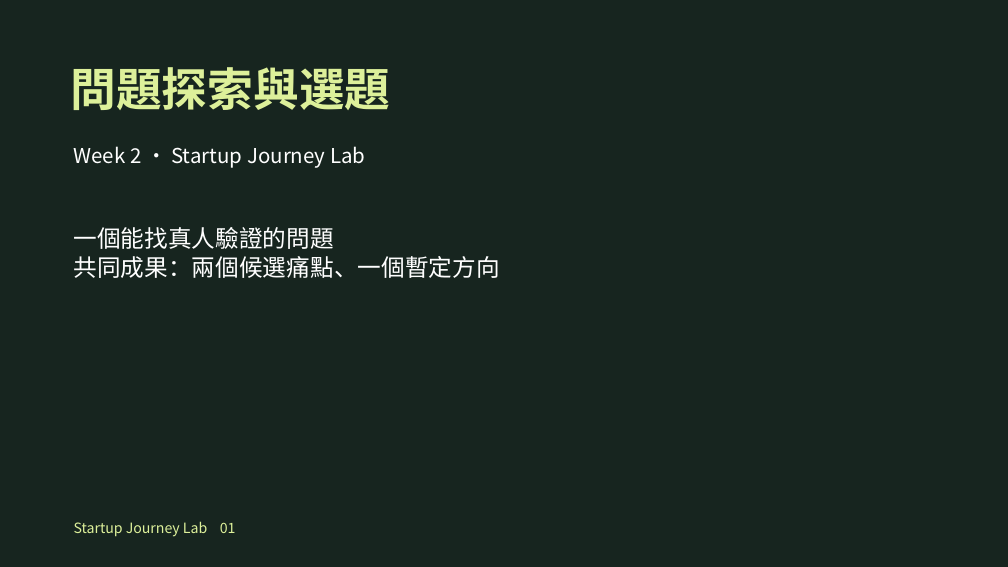
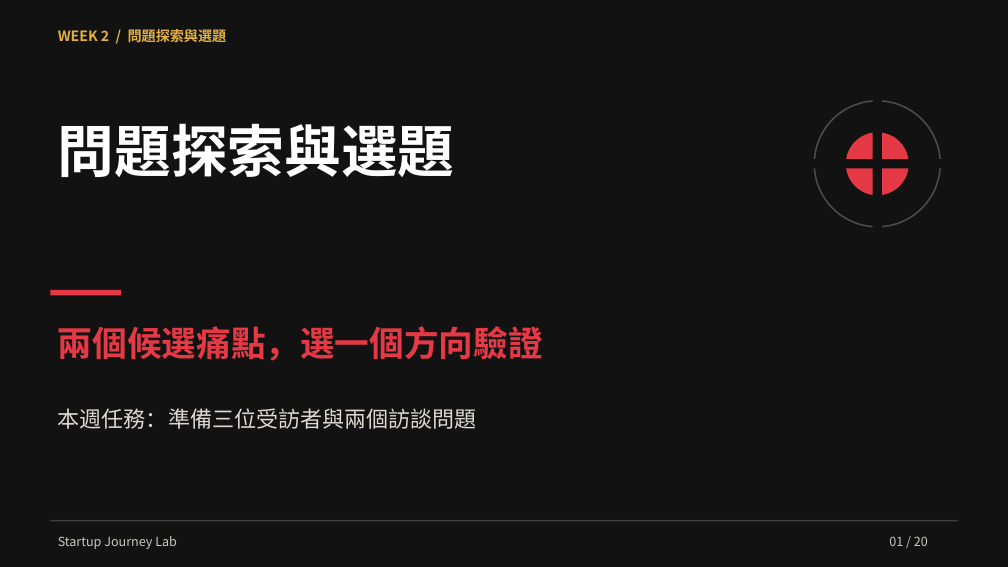
Before and after one commit to hpyuan1220/startup-journey-lab-app, a slide deck: slide 1 of materials/Week2_教學簡報.pptx. Drawn at 1008x567 pixels with LibreOffice and Linux fonts; fonts in the diff are those of the drawing. Boxes give left, top, right and bottom in pixels: in the first picture for what was removed or moved away, otherwise in the second. Text is boxed around its words. In the diff, an @@ line names an element or a change of style, - is before the commit and + after.

Commit message:
Match Week 2 teaching slides to Week 1 presentation format

```diff
--- a/materials/Week2_教學簡報.pptx
+++ b/materials/Week2_教學簡報.pptx
@@ background #17251F to #121212 @@
@@ text added at [58, 27, 227, 46], 13.5 pt, text #E3B041, bold @@
+WEEK 2 / 問題探索與選題
@@ rectangle added at [873, 88, 882, 240], fill #121212 @@
@@ text "問題探索與選題": place and size @@
-text "問題探索與選題" at [70, 67, 390, 110]
+text "問題探索與選題" at [58, 123, 455, 177]
@@ text "問題探索與選題" at [58, 123, 455, 177]: size 43.5 to 54 pt, text colour #DDF09A to #FFFFFF @@
@@ ellipse added at [814, 101, 941, 227], outline #4B4B4B 1.5 pt @@
@@ text removed at [74, 146, 365, 168] @@
-Week 2 · Startup Journey Lab
@@ ellipse added at [846, 132, 909, 195], fill #E63946 @@
@@ rectangle added at [799, 159, 957, 168], fill #121212 @@
@@ rectangle added at [51, 290, 122, 295], fill #E63946 @@
@@ text at [58, 326, 543, 361]: text changed; size 22.5 to 33 pt; text colour #FFFFFF to #E63946; bold on @@
-一個能找真人驗證的問題
-共同成果：兩個候選痛點、一個暫定方向
+兩個候選痛點，選一個方向驗證
@@ text added at [58, 408, 477, 429], 21 pt, text #DDD9D2 @@
+本週任務：準備三位受訪者與兩個訪談問題
@@ rectangle added at [51, 520, 958, 522], fill #404040 @@
@@ text at [58, 536, 177, 549]: text changed; size 13.5 to 12 pt; text colour #DDF09A to #CBC7C1 @@
-Startup Journey Lab 01
+Startup Journey Lab
@@ text added at [889, 536, 928, 546], 12 pt, text #CBC7C1 @@
+01 / 20
```
Also in this commit, not shown: 4 other slides changed, 15 slides added, 15 slides removed, 3 other files.
